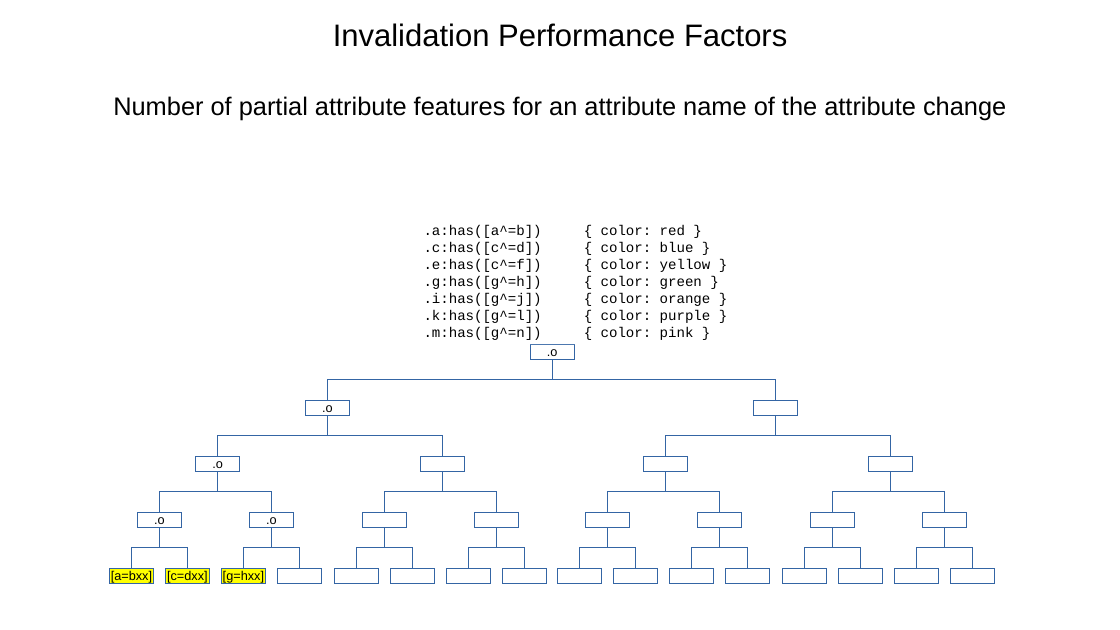
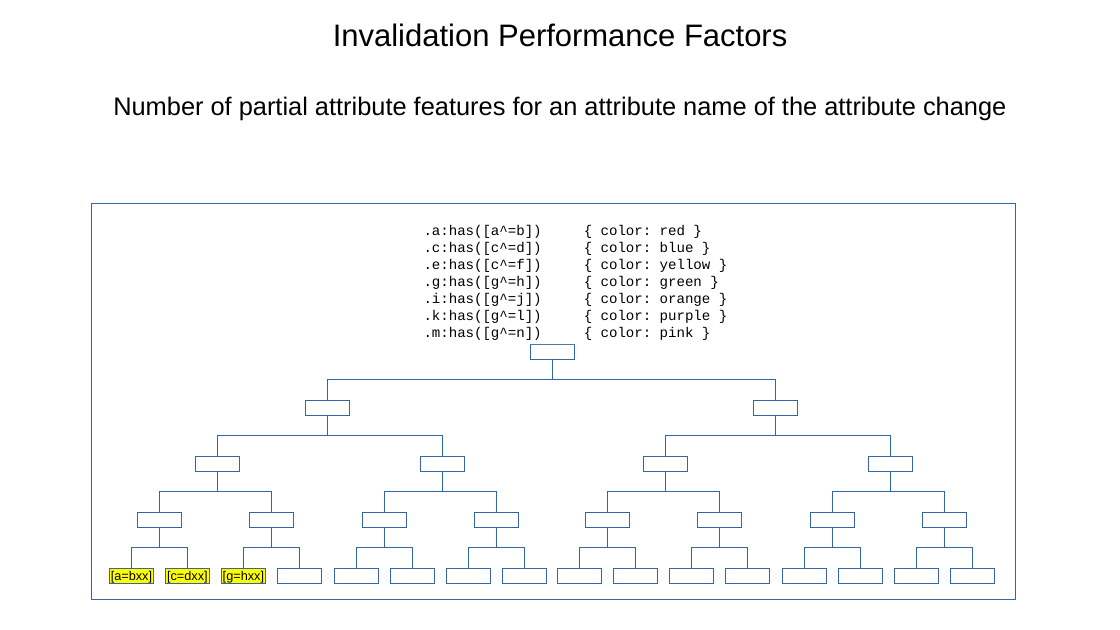
Before and after one commit to Igalia/explainers, a slide deck: slide 24 of css/has/images/has_invalidation.odp (slide 22 before the commit). Drawn at 1120x630 pixels with LibreOffice and Linux fonts; fonts in the diff are those of the drawing. Boxes give left, top, right and bottom in pixels: in the first picture for what was removed or moved away, otherwise in the second. Text is boxed around its words. In the diff, an @@ line names an element or a change of style, - is before the commit and + after.

```diff
--- a/css/has/images/has_invalidation.odp
+++ b/css/has/images/has_invalidation.odp
@@ rectangle added at [91,203,1016,600], outline #3465A4 0 pt @@
@@ text in rectangle at [547,349,558,356]: text removed @@
-.o
@@ text in rectangle at [322,405,333,412]: text removed @@
-.o
@@ text in rectangle at [212,461,223,468]: text removed @@
-.o
@@ text in rectangle at [154,517,165,524]: text removed @@
-.o
@@ text in rectangle at [266,517,277,524]: text removed @@
-.o
```
Also in this commit, not shown: 11 other slides changed, 2 slides added, 16 other files.
